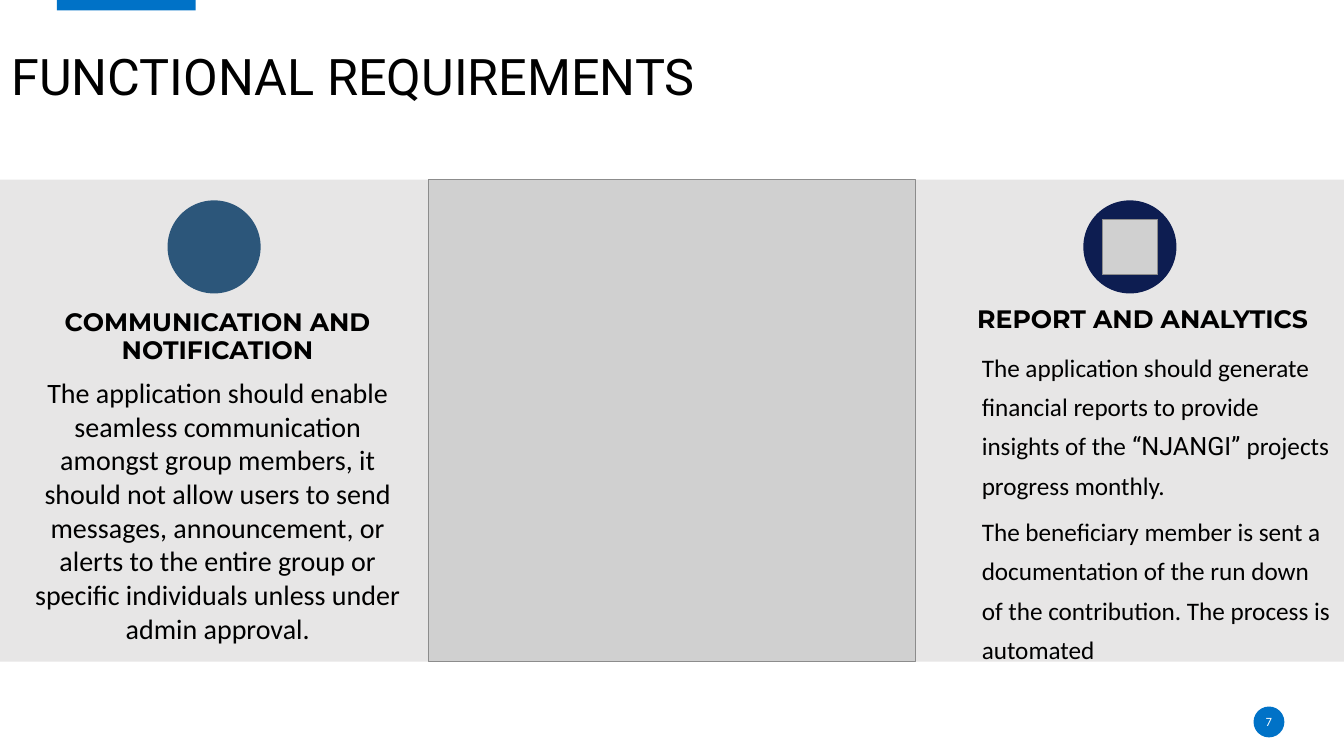
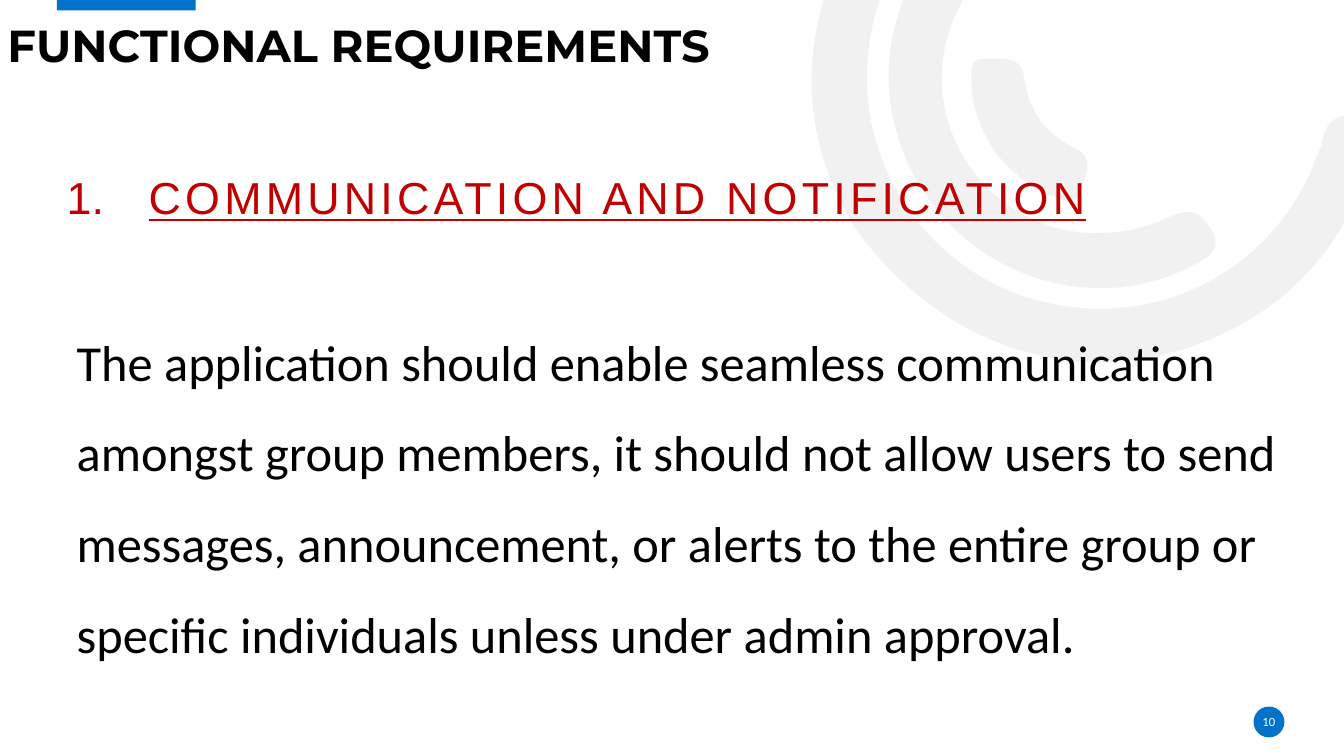
Before and after one commit to Njangi-Association/Njangi-App, a slide deck: slide 10 of Presentation title.pptx (slide 7 before the commit). Drawn at 1344x756 pixels with LibreOffice and Linux fonts; fonts in the diff are those of the drawing; grey boxes stand for pictures; background and template pictures are left out. Boxes give left, top, right and bottom in pixels: in the first picture for what was removed or moved away, otherwise in the second. Text is boxed around its words. In the diff, an @@ line names an element or a change of style, - is before the commit and + after.

```diff
--- a/Presentation title.pptx
+++ b/Presentation title.pptx
@@ title "FUNCTIONAL REQUIREMENTS": place and size @@
-title "FUNCTIONAL REQUIREMENTS" at box(11, 58, 695, 101)
+title "FUNCTIONAL REQUIREMENTS" at box(7, 30, 710, 70)
@@ title "FUNCTIONAL REQUIREMENTS" at box(7, 30, 710, 70): size 36 to 32 pt, font Roboto to Montserrat, bold on; line spacing 1 to 0.9; vertical alignment top to bottom @@
@@ freeform shape added at box(689, 0, 1344, 487), fill #E7E6E6 at 53% opacity @@
@@ freeform shape added at box(803, 0, 1229, 373), fill #E7E6E6 at 53% opacity @@
@@ freeform shape added at box(942, 32, 1113, 227), fill #E7E6E6 at 53% opacity @@
@@ rectangle removed at box(0, 179, 429, 661) @@
@@ text "COMMUNICATION AND NOTIFICATION": place and size @@
-text "COMMUNICATION AND NOTIFICATION" at box(65, 313, 370, 360)
+text "COMMUNICATION AND NOTIFICATION" at box(149, 182, 1085, 221)
@@ text "COMMUNICATION AND NOTIFICATION" at box(149, 182, 1085, 221): size 18 to 32 pt, font Montserrat to Arial, text colour #000000 to #C00000, letter spacing 0 to 3 pt, bold off, underline on; alignment centre to left; bullet none to 1.; line spacing 0.9 to 1; less space between paragraphs; vertical alignment middle to top @@
@@ picture removed at box(429, 179, 917, 661) @@
@@ rectangle removed at box(917, 179, 1344, 661) @@
@@ ellipse removed at box(168, 201, 260, 292) @@
@@ ellipse removed at box(1084, 201, 1176, 292) @@
@@ picture removed at box(1102, 219, 1157, 274) @@
@@ text "The application should enable seamless ...": place and size @@
-text "The application should enable seamless ..." at box(35, 383, 400, 644)
+text "The application should enable seamless ..." at box(77, 346, 1276, 661)
@@ text "The application should enable seamless ..." at box(77, 346, 1276, 661): size 20 to 36 pt; alignment centre to left; line spacing 1 to 1.5; less space between paragraphs @@
@@ text removed at box(977, 310, 1308, 329) @@
-REPORT AND ANALYTICS
@@ text removed at box(982, 359, 1330, 624) @@
-  The application should generate financial reports to provide insights of the “NJANGI” projects progress monthly.
-  The beneficiary member is sent a documentation of the run down of the contribution. The process is automated
@@ page number at box(1262, 718, 1275, 726): text changed @@
-7
+10
```
Also in this commit, not shown: 15 other slides changed, 6 slides added, 2 slides removed.
